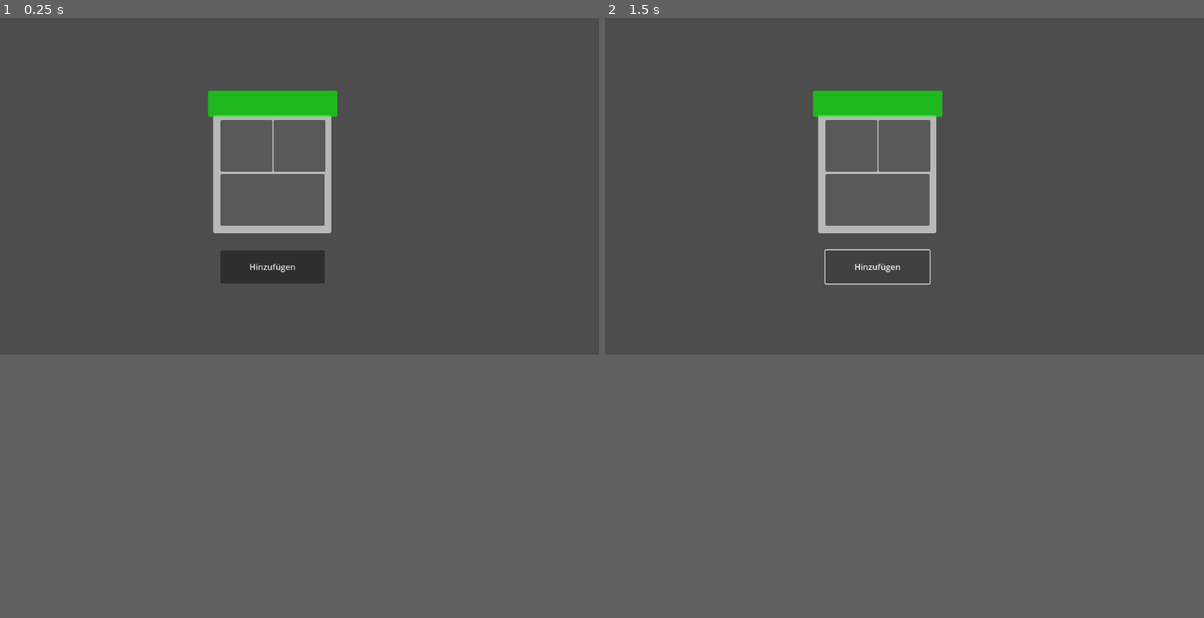
Above: before the commit, frames 1-2 (left to right).
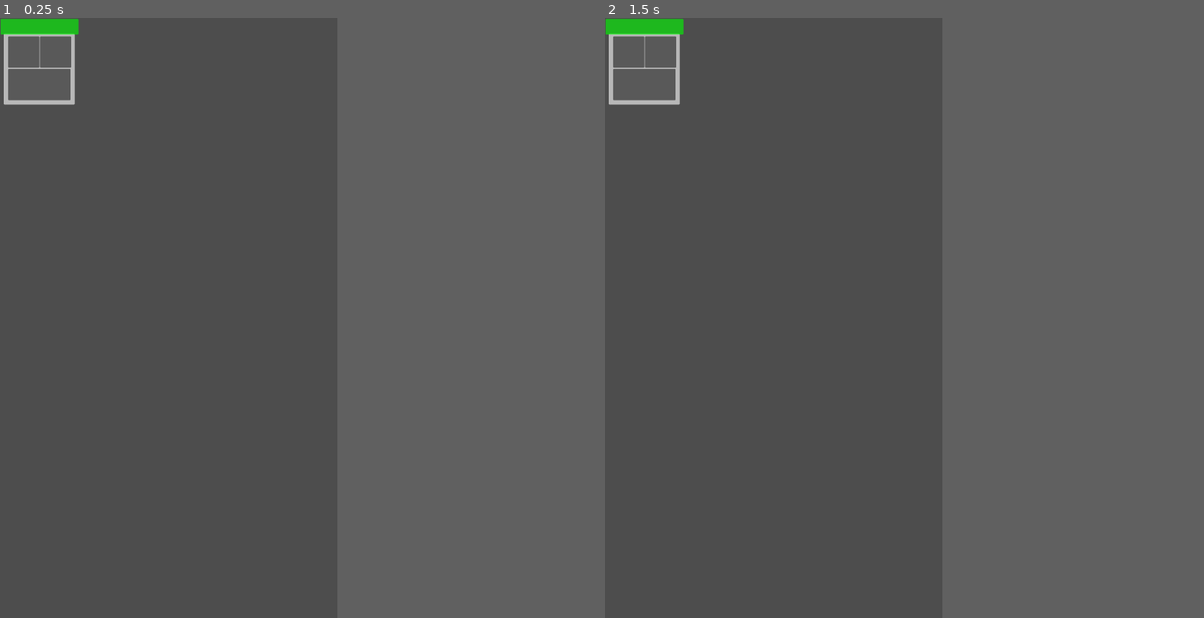
Above: after the commit, the same moments.

Repository: kkulber/blockchain
Game: Godot game, scene res://scenes/block.tscn
Two runs of this game, one before a commit and one after it. Both use one fixed random seed, a clock stepped at 60 frames per second and the inputs below. This scene is started directly instead of the project's main scene.
Inputs (mouse positions are in pixels of both pictures, inside the frame that each line leads up to):
- Up to frame 1 (0.25 s): no input
- Up to frame 2 (1.5 s): click (874, 264) at 0.5 s, where only the run before the commit has a clickable "Hinzufügen"; click (874, 264) at 1.25 s, where only the run before the commit has a clickable "Hinzufügen"
In our replay, the window is 799x449 before the commit and 450x800 after it. These sizes can differ from the game's own. Grey fills any space a smaller window leaves; there, only what the larger window draws over its background counts as a difference.

The runs differ from the first frame. In frame 1, 3.4% of the frame differs, in the area x 0-57%, y 0-45%; in frame 2, 2.6%.

Commit message:
Erster Prototyp

Diff:
--- a/project.godot
+++ b/project.godot
@@ -15,7 +15,12 @@
 config/features=PackedStringArray("4.5", "GL Compatibility")
 config/icon="res://icon.svg"
 
+[display]
+
+window/size/viewport_width=1080
+window/size/viewport_height=1920
+window/stretch/mode="viewport"
+
 [rendering]
 
-renderer/rendering_method="gl_compatibility"
-renderer/rendering_method.mobile="gl_compatibility"
+renderer/rendering_method="mobile"
--- a/scenes/block.tscn
+++ b/scenes/block.tscn
@@ -5,41 +5,39 @@
 
 [node name="Block" type="Node2D"]
 
-[node name="Panel" type="Panel" parent="."]
+[node name="Background" type="Panel" parent="."]
 modulate = Color(18.892157, 18.892157, 18.892157, 1)
-offset_left = 410.0
-offset_top = 187.0
-offset_right = 637.0
-offset_bottom = 414.0
+offset_left = 12.0
+offset_top = 50.0
+offset_right = 239.0
+offset_bottom = 277.0
+metadata/_edit_use_anchors_ = true
 
-[node name="Data_DaD_Block" parent="." instance=ExtResource("1_2wby2")]
-offset_left = 424.0
-offset_top = 300.0
-offset_right = 624.0
-offset_bottom = 400.0
+[node name="data_rect" parent="." instance=ExtResource("1_2wby2")]
+offset_left = 26.0
+offset_top = 163.0
+offset_right = 226.0
+offset_bottom = 263.0
+metadata/_edit_use_anchors_ = true
 
-[node name="Pointer_DaD_Block" parent="." instance=ExtResource("3_i42b4")]
-offset_left = 424.0
-offset_top = 196.0
-offset_right = 524.0
-offset_bottom = 296.0
+[node name="pointer_square" parent="." instance=ExtResource("3_i42b4")]
+offset_left = 26.0
+offset_top = 59.0
+offset_right = 126.0
+offset_bottom = 159.0
+metadata/_edit_use_anchors_ = true
 
-[node name="Hash_DaD_Block" parent="." instance=ExtResource("3_i42b4")]
-offset_left = 526.0
-offset_top = 196.0
-offset_right = 626.0
-offset_bottom = 296.0
+[node name="hash_square" parent="." instance=ExtResource("3_i42b4")]
+offset_left = 128.0
+offset_top = 59.0
+offset_right = 228.0
+offset_bottom = 159.0
+metadata/_edit_use_anchors_ = true
 
-[node name="Deckel" type="Panel" parent="."]
+[node name="top" type="Panel" parent="."]
 modulate = Color(0, 18.892157, 0, 1)
-offset_left = 400.0
-offset_top = 140.0
-offset_right = 649.0
-offset_bottom = 190.0
-
-[node name="Add" type="Button" parent="."]
-offset_left = 424.0
-offset_top = 447.0
-offset_right = 624.25806
-offset_bottom = 511.0
-text = "Hinzufügen"
+offset_left = 2.0
+offset_top = 3.0
+offset_right = 251.0
+offset_bottom = 53.0
+metadata/_edit_use_anchors_ = true
--- a/scenes/main.tscn
+++ b/scenes/main.tscn
@@ -1,9 +1,163 @@
-[gd_scene load_steps=2 format=3 uid="uid://dp0miaek6fwkg"]
+[gd_scene load_steps=7 format=3 uid="uid://dp0miaek6fwkg"]
 
 [ext_resource type="Script" uid="uid://ck2oqndpp715y" path="res://scripts/main.gd" id="1_lquwl"]
+[ext_resource type="PackedScene" uid="uid://delhpy0pbys1y" path="res://scenes/dad_rect.tscn" id="3_jyhfs"]
+[ext_resource type="PackedScene" uid="uid://dfgts0ldpgl01" path="res://scenes/dad_square.tscn" id="3_tbgi4"]
+[ext_resource type="Texture2D" uid="uid://b5sdp070bqm5q" path="res://icon.svg" id="4_tefeu"]
+[ext_resource type="Script" uid="uid://cly6rpvjpmjry" path="res://scripts/hashgenerator.gd" id="6_tefeu"]
+
+[sub_resource type="LabelSettings" id="LabelSettings_tbgi4"]
+font_size = 24
 
 [node name="Ebene1" type="Node2D"]
+position = Vector2(0, -6.67572e-06)
 scale = Vector2(0.23078364, 0.23078364)
 script = ExtResource("1_lquwl")
 
-[node name="UI" type="CanvasLayer" parent="."]
+[node name="CanvasLayer" type="CanvasLayer" parent="."]
+
+[node name="YourBlock" type="Node2D" parent="CanvasLayer"]
+position = Vector2(380, 706)
+
+[node name="Background" type="Panel" parent="CanvasLayer/YourBlock"]
+modulate = Color(18.892157, 18.892157, 18.892157, 1)
+offset_left = 12.0
+offset_top = 50.0
+offset_right = 239.0
+offset_bottom = 277.0
+metadata/_edit_use_anchors_ = true
+
+[node name="data_rect" parent="CanvasLayer/YourBlock" instance=ExtResource("3_jyhfs")]
+offset_left = 26.0
+offset_top = 163.0
+offset_right = 226.0
+offset_bottom = 263.0
+metadata/_edit_use_anchors_ = true
+
+[node name="pointer_square" parent="CanvasLayer/YourBlock" instance=ExtResource("3_tbgi4")]
+offset_left = 26.0
+offset_top = 59.0
+offset_right = 126.0
+offset_bottom = 159.0
+metadata/_edit_use_anchors_ = true
+
+[node name="hash_square" parent="CanvasLayer/YourBlock" instance=ExtResource("3_tbgi4")]
+offset_left = 128.0
+offset_top = 59.0
+offset_right = 228.0
+offset_bottom = 159.0
+metadata/_edit_use_anchors_ = true
+
+[node name="top" type="Panel" parent="CanvasLayer/YourBlock"]
+modulate = Color(0, 18.892157, 0, 1)
+offset_left = 2.0
+offset_top = 3.0
+offset_right = 251.0
+offset_bottom = 53.0
+metadata/_edit_use_anchors_ = true
+
+[node name="LastBlock" type="Node2D" parent="CanvasLayer"]
+position = Vector2(-20, 706)
+
+[node name="Background" type="Panel" parent="CanvasLayer/LastBlock"]
+modulate = Color(18.892157, 18.892157, 18.892157, 1)
+offset_left = 12.0
+offset_top = 50.0
+offset_right = 239.0
+offset_bottom = 277.0
+metadata/_edit_use_anchors_ = true
+
+[node name="hash_square" parent="CanvasLayer/LastBlock" instance=ExtResource("3_tbgi4")]
+offset_left = 128.0
+offset_top = 59.0
+offset_right = 228.0
+offset_bottom = 159.0
+texture = ExtResource("4_tefeu")
+metadata/_edit_use_anchors_ = true
+
+[node name="top" type="Panel" parent="CanvasLayer/LastBlock"]
+modulate = Color(0, 18.892157, 0, 1)
+offset_left = 2.0
+offset_top = 3.0
+offset_right = 251.0
+offset_bottom = 53.0
+metadata/_edit_use_anchors_ = true
+
+[node name="Data" parent="CanvasLayer" instance=ExtResource("3_jyhfs")]
+offset_left = 423.0
+offset_top = 1318.0
+offset_right = 623.0
+offset_bottom = 1418.0
+texture = ExtResource("4_tefeu")
+
+[node name="DataInput" type="LineEdit" parent="CanvasLayer"]
+offset_left = 336.0
+offset_top = 1454.0
+offset_right = 722.0
+offset_bottom = 1550.0
+placeholder_text = "Fülle deinen Block mit Leben.."
+
+[node name="Labels" type="Node" parent="CanvasLayer"]
+
+[node name="LabelYourBlock" type="Label" parent="CanvasLayer/Labels"]
+offset_left = 444.0
+offset_top = 617.0
+offset_right = 566.0
+offset_bottom = 651.0
+text = "Dein Block"
+label_settings = SubResource("LabelSettings_tbgi4")
+
+[node name="LabelLastBlock" type="Label" parent="CanvasLayer/Labels"]
+offset_left = 79.0
+offset_top = 617.0
+offset_right = 229.0
+offset_bottom = 651.0
+text = "Letzter Block"
+label_settings = SubResource("LabelSettings_tbgi4")
+
+[node name="BlockLastHashOriginal" type="Label" parent="CanvasLayer/Labels"]
+offset_left = 44.0
+offset_top = 867.0
+offset_right = 194.0
+offset_bottom = 901.0
+label_settings = SubResource("LabelSettings_tbgi4")
+
+[node name="BlockLastHashLink" type="Label" parent="CanvasLayer/Labels"]
+offset_left = 250.0
+offset_top = 784.0
+offset_right = 400.0
+offset_bottom = 818.0
+label_settings = SubResource("LabelSettings_tbgi4")
+
+[node name="BlockHash" type="Label" parent="CanvasLayer/Labels"]
+offset_left = 623.0
+offset_top = 801.0
+offset_right = 773.0
+offset_bottom = 835.0
+label_settings = SubResource("LabelSettings_tbgi4")
+
+[node name="BlockData" type="Label" parent="CanvasLayer/Labels"]
+offset_left = 439.0
+offset_top = 975.0
+offset_right = 589.0
+offset_bottom = 1009.0
+label_settings = SubResource("LabelSettings_tbgi4")
+
+[node name="Hashgenerator" type="Node2D" parent="CanvasLayer"]
+script = ExtResource("6_tefeu")
+
+[node name="Button" type="Button" parent="CanvasLayer/Hashgenerator"]
+offset_left = 728.0
+offset_top = 493.0
+offset_right = 876.0
+offset_bottom = 543.0
+text = "Generieren"
+
+[node name="HashDad" parent="CanvasLayer/Hashgenerator" instance=ExtResource("3_tbgi4")]
+offset_left = 786.0
+offset_top = 578.0
+offset_right = 886.0
+offset_bottom = 678.0
+
+[connection signal="text_changed" from="CanvasLayer/DataInput" to="." method="_on_data_input_text_changed"]
+[connection signal="pressed" from="CanvasLayer/Hashgenerator/Button" to="CanvasLayer/Hashgenerator" method="generate_hash"]
--- /dev/null
+++ b/scripts/hashgenerator.gd
@@ -0,0 +1,16 @@
+extends Node2D
+
+# Declaration of some variables
+var hash_dad
+var has_generated_hash = false
+
+# Load the godot icon
+var my_texture = load("res://icon.svg")
+
+func _ready() -> void:
+	hash_dad = $HashDad
+
+func generate_hash():
+	if not has_generated_hash:
+		hash_dad.texture = my_texture
+		has_generated_hash = true
--- a/scripts/main.gd
+++ b/scripts/main.gd
@@ -1,37 +1,56 @@
 extends Node2D
 
-var counter = 0
-var source_image = load("res://icon.svg")
+# Keep track of your generated block
+var block_data = "Testdaten"
+var block_last_hash = "Letzter Testhash"
+var block_hash = "Aktueller Testhash"
 
-func _ready():
-	# Prepare signals
-	$CanvasLayer/Block/Add.pressed.connect(add_block)
+# Declare all nodes used later
+var block_label_last_hash_original
+var block_label_last_hash_link
+var block_label_hash
+var block_label_data
 
-	# Reset counter label
-	$CanvasLayer/Counter/Label.text = str(counter)
+var data_dad
+var previous_pointer_dad
+var hashgenerator_shown = false
 
-# Function called when a block gets added
-func add_block():
-	# Increase counter
-	counter += 1
-	$CanvasLayer/Counter/Label.text = str(counter)
+func show_hashgenerator() -> void:
+	# Show the hashgenerator
+	$CanvasLayer/Hashgenerator.visible = true
+	hashgenerator_shown = true
 
-	# Reset block
-	$CanvasLayer/Block/Data_DaD_Block.texture = null
-	$CanvasLayer/Block/Pointer_DaD_Block.texture = null
-	$CanvasLayer/Block/Hash_DaD_Block.texture = null
+func hide_hashgenerator() -> void:
+	# Hide the hashgenerator
+	$CanvasLayer/Hashgenerator.visible = false
+	hashgenerator_shown = false
 
-	# Add new blocks
-	$CanvasLayer/TextureRect.texture = source_image
-	$CanvasLayer/TextureRect2.texture = source_image
-	$CanvasLayer/TextureRect3.texture = source_image
+func _ready() -> void:
+	# Import nodes
+	block_label_last_hash_original = $CanvasLayer/Labels/BlockLastHashOriginal
+	block_label_last_hash_link = $CanvasLayer/Labels/BlockLastHashLink
+	block_label_hash = $CanvasLayer/Labels/BlockHash
+	block_label_data = $CanvasLayer/Labels/BlockData
+
+	# Setup labels
+	block_label_last_hash_original.text = block_last_hash
+	block_label_last_hash_link.text = block_last_hash
+	block_label_data.text = block_data
+	block_label_hash.text = block_hash
+
+	data_dad = $CanvasLayer/YourBlock/data_rect
+	previous_pointer_dad = $CanvasLayer/YourBlock/pointer_square
+
+	# Turns off the hashgenerator
+	hide_hashgenerator()
 
 func _process(delta: float) -> void:
-	if $CanvasLayer/Block/Data_DaD_Block.texture and $CanvasLayer/Block/Pointer_DaD_Block.texture and $CanvasLayer/Block/Hash_DaD_Block.texture:
-		$CanvasLayer/Block/Panel.modulate = Color.GREEN
-		$CanvasLayer/Block/Deckel.visible = true
-		$CanvasLayer/Block/Add.visible = true
-	else:
-		$CanvasLayer/Block/Panel.modulate = Color.RED
-		$CanvasLayer/Block/Deckel.visible = false
-		$CanvasLayer/Block/Add.visible = false
+	# Check each frame if previous hash and data dad
+	# have been set
+	if data_dad.texture and previous_pointer_dad.texture and not hashgenerator_shown:
+		show_hashgenerator()
+
+# This function is called when the text inside
+# the data input field changes
+# func _on_data_input_text_changed(new_text: String) -> void:
+# 	block_label_hash.text = new_text
--- a/scripts/texture_rect.gd
+++ b/scripts/texture_rect.gd
@@ -5,7 +5,7 @@
 	var preview_texture = TextureRect.new()
 	preview_texture.texture = texture
 	preview_texture.expand_mode = 1
-	preview_texture.size = Vector2(30, 30)
+	preview_texture.size = Vector2(50, 50)
 
 	var preview = Control.new()
 	preview.add_child(preview_texture)
@@ -20,3 +20,4 @@
 
 func _drop_data(_pos, data):
 	texture = data
+	$"../../..".block_label_hash.text = $"../../DataInput".text
Not shown, added: scripts/hashgenerator.gd.uid
